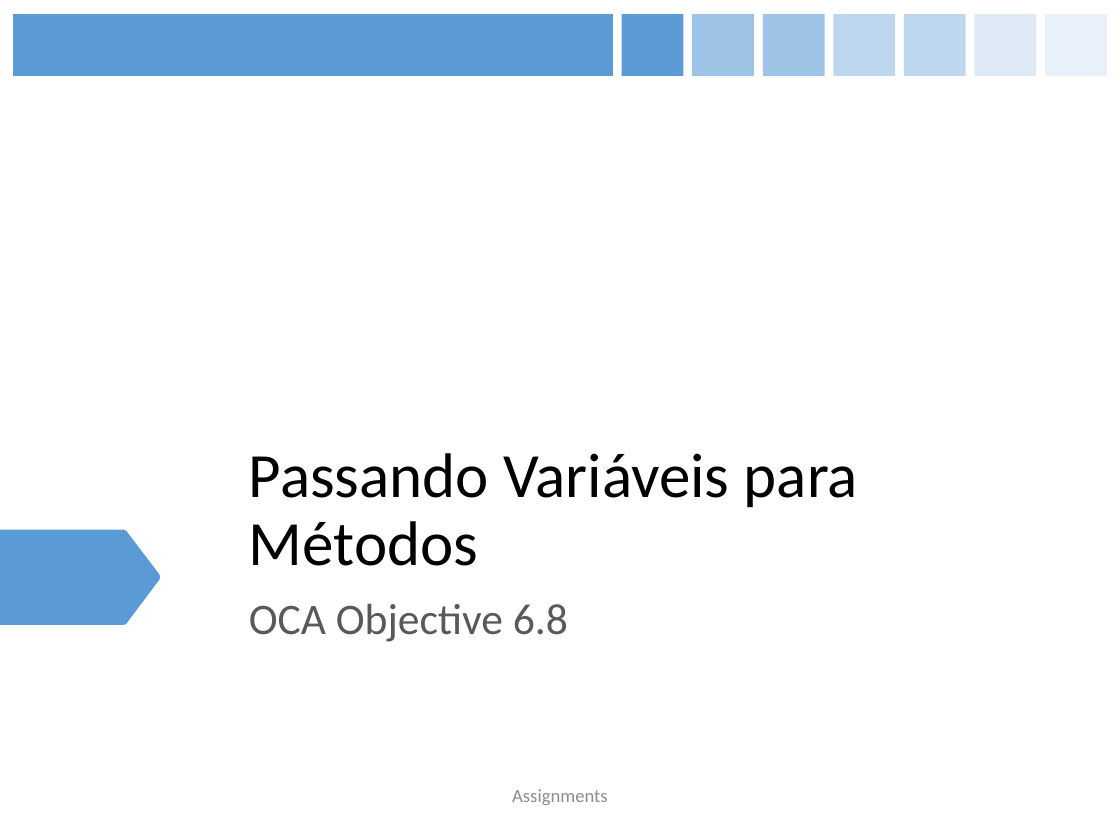
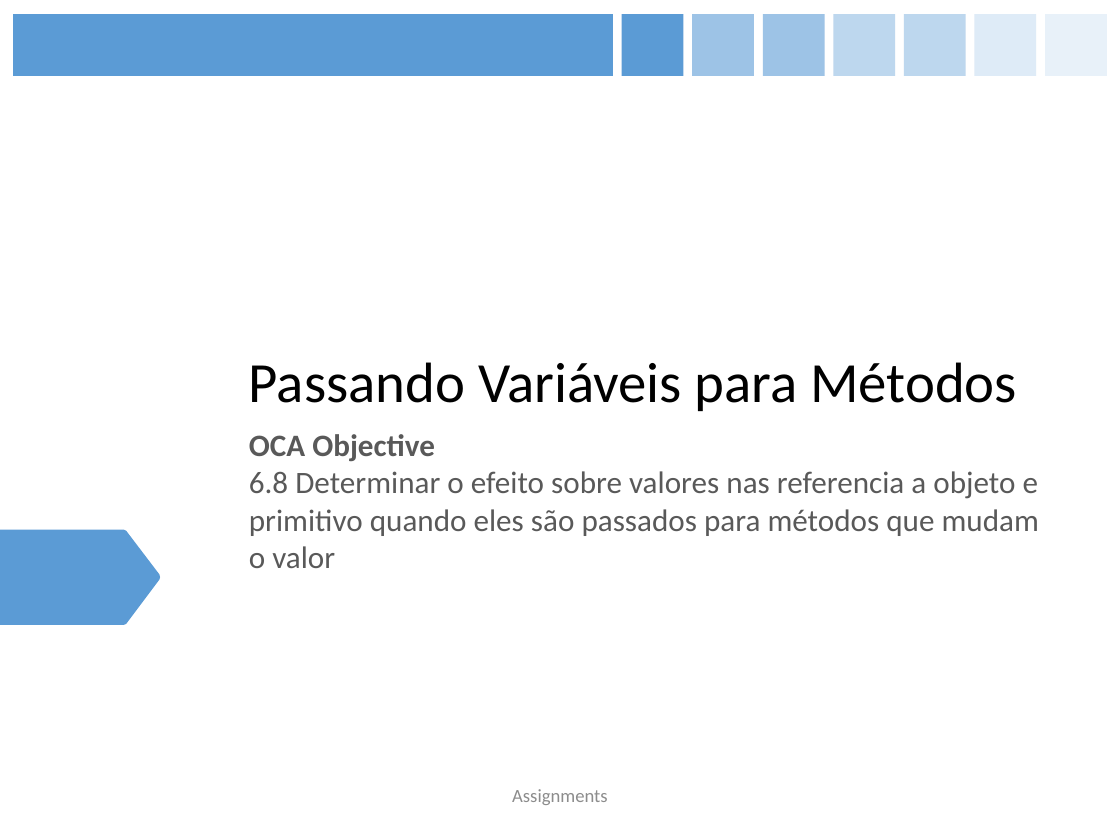
Before and after one commit to figueiredojrr/treinamentoJavaSeOcaAgosto, a slide deck: slide 40 of TreinamentoJavaSeOca/documentos/apresentação/OCA.pptx (slide 41 before the commit). Drawn at 1120x840 pixels with LibreOffice and Linux fonts; fonts in the diff are those of the drawing. Boxes give left, top, right and bottom in pixels: in the first picture for what was removed or moved away, otherwise in the second. Text is boxed around its words. In the diff, an @@ line names an element or a change of style, - is before the commit and + after.

```diff
--- a/TreinamentoJavaSeOca/documentos/apresentação/OCA.pptx
+++ b/TreinamentoJavaSeOca/documentos/apresentação/OCA.pptx
@@ title "Passando Variáveis para Métodos" at bbox=[249, 362, 1017, 411]: size 40.5 to 36.5 pt @@
@@ subtitle at bbox=[249, 434, 1039, 568]: text changed; size 28 to 20 pt @@
-OCA Objective 6.8
+OCA Objective
+6.8 Determinar o efeito sobre valores nas referencia a objeto e primitivo quando eles são passados para métodos que mudam o valor
```
Also in this commit, not shown: 22 other slides changed, 1 slide added, 1 slide removed.
